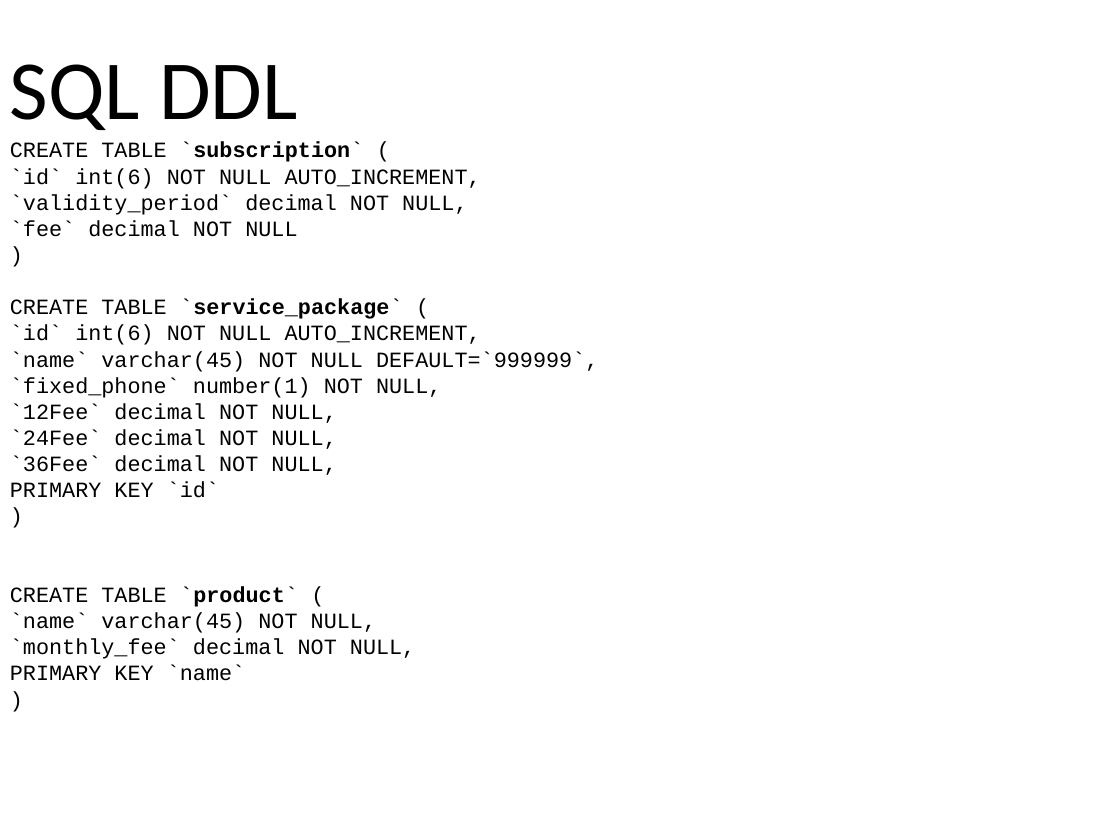
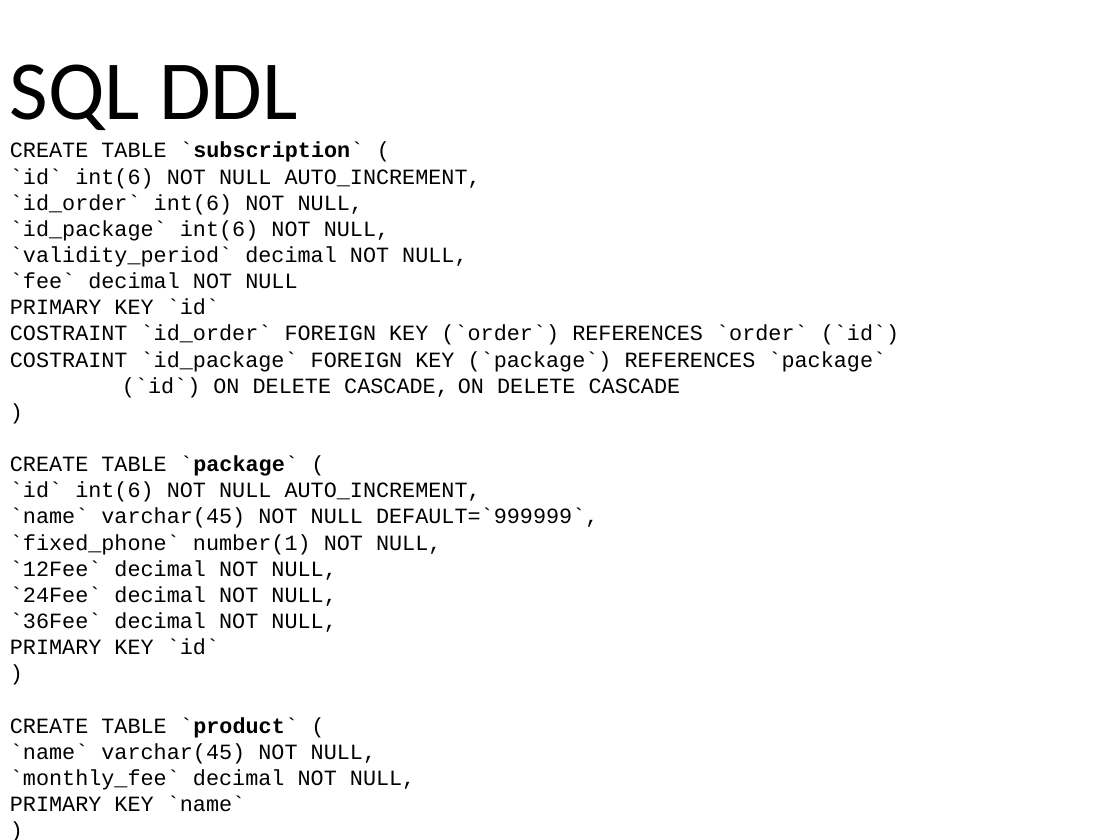
Before and after one commit to marcozetaa/TelcoService, a slide deck: slide 8 of UML/TemplateProjectDocumentation.pptx. Drawn at 1120x840 pixels with LibreOffice and Linux fonts; fonts in the diff are those of the drawing. Boxes give left, top, right and bottom in pixels: in the first picture for what was removed or moved away, otherwise in the second. Text is boxed around its words. In the diff, an @@ line names an element or a change of style, - is before the commit and + after.

```diff
--- a/UML/TemplateProjectDocumentation.pptx
+++ b/UML/TemplateProjectDocumentation.pptx
@@ text at bbox=[10, 194, 389, 241]: paragraphs added @@
+`id_order` int(6) NOT NULL,
+`id_package` int(6) NOT NULL,
@@ text at bbox=[10, 299, 899, 398]: paragraphs added @@
+PRIMARY KEY `id`
+COSTRAINT `id_order` FOREIGN KEY (`order`) REFERENCES `order` (`id`)
+COSTRAINT `id_package` FOREIGN KEY (`package`) REFERENCES `package`
+(`id`) ON DELETE CASCADE, ON DELETE CASCADE
@@ text at bbox=[10, 456, 298, 476]: text changed; bold off @@
-CREATE TABLE `service_package` (
+CREATE TABLE `package` (
```
Also in this commit, not shown: 1 other slide changed, 1 other file.
